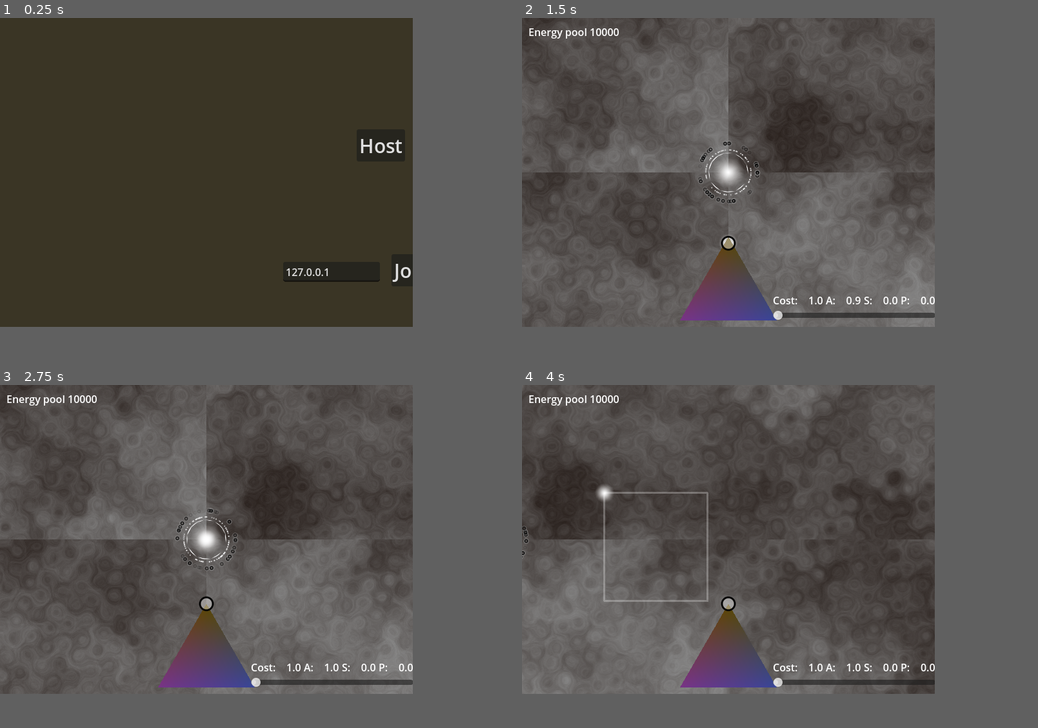
Above: before the commit, frames 1-4 (two rows, left to right).
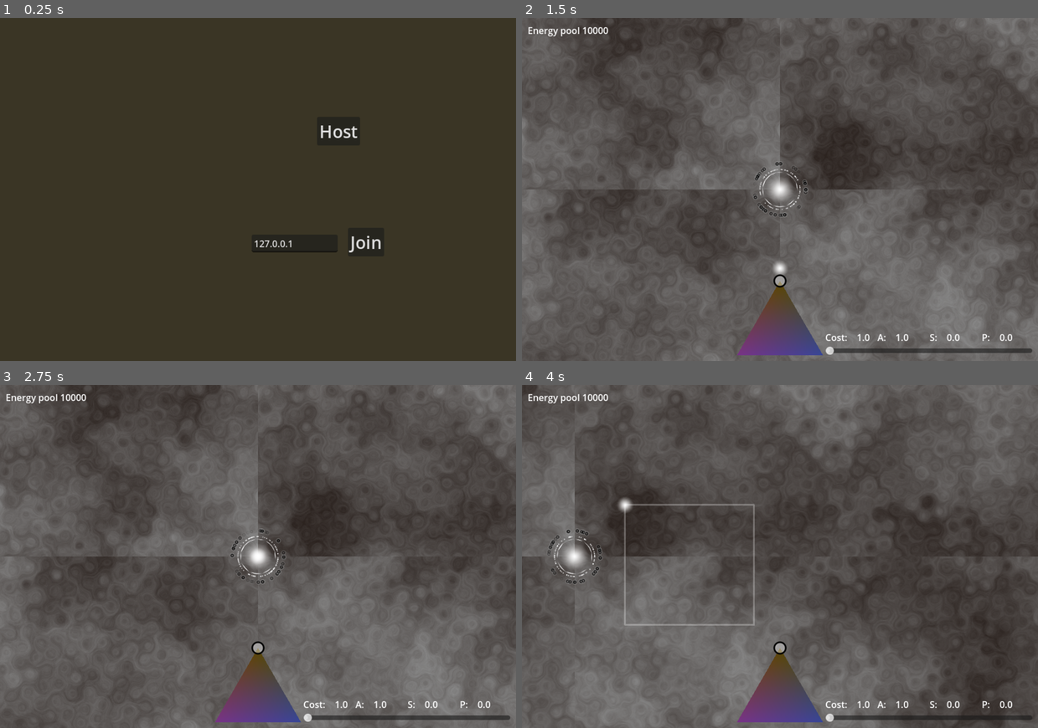
Above: after the commit, the same moments.

Repository: helmasur/conduit_rts
Game: Godot game, scene res://game.tscn
Same seed, same stepped clock (60 frames per second), same inputs: the game is played once before the commit and once after it.
Inputs (mouse positions are in pixels of both pictures, inside the frame that each line leads up to):
- Up to frame 1 (0.25 s): no input
- Up to frame 2 (1.5 s): click "Host" at 0.5 s; drag from (728, 278) to (728, 172) at 1.27 s
- Up to frame 3 (2.75 s): drag from (123, 556) to (206, 539) at 2.02 s
- Up to frame 4 (4 s): move the mouse to (769, 470) at 2.77 s; hold D (move_right) 2.78-3.5 s; drag from (707, 601) to (604, 494) at 3.52 s
In our replay, the window is 640x480 before the commit and 800x533 after it. These sizes can differ from the game's own. Grey fills any space a smaller window leaves; there, only what the larger window draws over its background counts as a difference.

The runs differ from the first frame. In frame 1, 0.8% of the frame differs, in the area x 48-80%, y 31-77%; in frame 2, 27%; in frame 3, 27%; in frame 4, 31%, in the area x 0-100%, y 0-100%.

Commit message:
server auth 4, selecting, transform

Diff:
--- a/UnitAttributes.gd
+++ b/UnitAttributes.gd
@@ -12,22 +12,31 @@
 		#unit.defense_max = get_defense_max(unit)
 		#unit.defense_current = min(unit.defense_current, unit.defense_max)
 
-static func get_defense_max(unit) -> float:
-	return max(1.0, unit.defense_prop * unit.energy)
+#static func get_defense_max(unit: Unit) -> float:
+	#if unit.mode == UnitShared.ActionMode.UNDER_CONSTRUCTION:
+		#return max(1.0, unit.defense_prop * unit.energy)
+	#else:
+		#return max(1.0, unit.defense_prop * unit.energy_max)
 
-static func get_speed_value(unit) -> float:
-	return nlf(unit.speed_prop, 3) * unit.energy * unit.speed_factor
+#static func get_speed_value(unit: Unit) -> float:
+	#if unit.mode == UnitShared.ActionMode.UNDER_CONSTRUCTION:
+		#return nlf(unit.speed_prop, 3) * unit.energy * unit.speed_factor
+	#else:
+		#return nlf(unit.speed_prop, 3) * unit.energy_max * unit.speed_factor
 
-static func get_power_value(unit) -> float:
-	return unit.power_prop * unit.energy
+#static func get_power_value(unit: Unit) -> float:
+	#if unit.mode == UnitShared.ActionMode.UNDER_CONSTRUCTION:
+		#return unit.power_prop * unit.energy
+	#else:
+		#return unit.power_prop * unit.energy_max
 
-static func apply_damage(unit, amount: float) -> void:
-	unit.defense_current = max(0, unit.defense_current - amount)
-	if unit.defense_current <= 0:
-		unit.queue_free()
+#static func apply_damage(unit, amount: float) -> void:
+	#unit.defense_current = max(0, unit.defense_current - amount)
+	#if unit.defense_current <= 0:
+		#unit.queue_free()
 
-static func build_finished(unit) -> void:
-	unit.defense_current = get_defense_max(unit)
+#static func build_finished(unit) -> void:
+	#unit.defense_current = get_defense_max(unit)
 
 static func nlf(value: float, mod: float) -> float:
 	#Non linear function - mod=3 is approx x^2
--- a/game.gd
+++ b/game.gd
@@ -66,6 +66,7 @@
 		update_selection_rect(camera.get_global_mouse_position())
 
 func _unhandled_input(event: InputEvent) -> void:
+	if not player: return
 	var camera = $Camera2D
 	var mouse_pos = camera.get_global_mouse_position()
 
@@ -103,7 +104,13 @@
 		_handle_right_click(wrapped_pos, clicked_unit)
 
 func _handle_left_click(_world_pos: Vector2, clicked_unit: Unit) -> void:
-	var id = clicked_unit.unit_id if clicked_unit else -1
+	# ger alltid ett heltal: unit_id eller –1
+	var id : int = clicked_unit.unit_id if clicked_unit else -1
+
+	# skicka ingen begäran om redan tomt val
+	if id == -1 and player.selected_units.is_empty():
+		return
+
 	if multiplayer.is_server():
 		request_select_unit(id)
 	else:
@@ -163,7 +170,7 @@
 					rpc_id(1, "request_move_unit", unit.unit_id, world_pos)
 	else:
 		if not clicked_unit:
-			var e = $"EnergySlider".value
+			var e = %"EnergySlider".value
 			if multiplayer.is_server():
 				var u = player.spawn_unit(e, %TriCon.current_h, %TriCon.current_p, %TriCon.current_s, world_pos)
 				u.mode = UnitShared.ActionMode.UNDER_CONSTRUCTION
@@ -181,6 +188,30 @@
 	if u and u.player.player_id == sender_id:
 		u.set_destination(dest)
 
+func transform_selected(target_defense, target_power, target_speed) -> void:
+	rpc_id(1, "request_transform", target_defense, target_power, target_speed)
+
+@rpc("any_peer", "call_remote", "reliable", 0)
+func request_transform(target_defense, target_power, target_speed) -> void:
+	if not multiplayer.is_server():
+		return
+	var sender_id = multiplayer.get_remote_sender_id()
+	if sender_id == 0:
+		sender_id = multiplayer.get_unique_id()
+	var pn: Player = get_node(str(sender_id))
+	for uid in pn.selected_units:
+		var unit = pn.get_node(str(uid))
+		unit.old_defense_prop = unit.defense_prop
+		unit.old_power_prop = unit.power_prop
+		unit.old_speed_prop = unit.speed_prop
+		unit.target_defense_prop = target_defense
+		unit.target_power_prop = target_power
+		unit.target_speed_prop = target_speed
+		unit.transform_amount = 0.0
+		unit.transform_current = 0.0
+		unit.transform_amount += abs(unit.target_defense_prop - unit.defense_prop)
+		unit.transform_amount += abs(unit.target_power_prop - unit.power_prop)
+		unit.transform_amount += abs(unit.target_speed_prop - unit.speed_prop)
 
 @rpc("any_peer", "call_remote", "reliable", 0)
 func request_attack_unit(attacker_id: int, target_id: int) -> void:
@@ -199,7 +230,11 @@
 func request_spawn_unit(e: float, h: float, p: float, s: float, pos: Vector2) -> void:
 	if not multiplayer.is_server():
 		return
-	var u = player.spawn_unit(e, h, p, s, pos)
+	var sender_id = multiplayer.get_remote_sender_id()
+	if sender_id == 0:
+		sender_id = multiplayer.get_unique_id()
+	var pn = get_node(str(sender_id))
+	var u = pn.spawn_unit(e, h, p, s, pos)
 	u.mode = UnitShared.ActionMode.UNDER_CONSTRUCTION
 
 func _server_move_unit(unit_id: int, dest: Vector2) -> void:
@@ -274,20 +309,24 @@
 func request_select_unit(unit_id: int) -> void:
 	if not multiplayer.is_server():
 		return
-	var sender_id = multiplayer.get_remote_sender_id()
-	if sender_id == 0:
-		sender_id = multiplayer.get_unique_id()
-	var pl = get_node_or_null(str(sender_id)) as Player
+
+	var sender_id := multiplayer.get_remote_sender_id()
+	if sender_id == 0:
+		sender_id = multiplayer.get_unique_id()
+
+	var pl := get_node_or_null(str(sender_id)) as Player
 	if not pl:
 		return
-	if unit_id >= 0:
-		var u = find_unit_by_id(unit_id)
-		if u and u.player.player_id == sender_id:
-			pl.selected_units = [unit_id]
-		else:
+
+	if unit_id == -1:
+		# rensa **enbart** om spelaren verkligen hade något markerat
+		if not pl.selected_units.is_empty():
 			pl.selected_units = []
-	else:
-		pl.selected_units = []
+		return
+
+	var u := find_unit_by_id(unit_id)
+	if u and u.player.player_id == sender_id:
+		pl.selected_units = [unit_id]
 
 
 
--- a/gui.gd
+++ b/gui.gd
@@ -47,21 +47,7 @@
 		return ("%6.0f" % f)
 
 func _on_transform_button_pressed() -> void:
-	#print("Tricon: ", %TriCon.current_h, " ", %TriCon.current_p, " ", %TriCon.current_s)
-	#print("Mode: ", selected_unit.mode)
-	#print("Conduit Mode: ", selected_unit.conduit_mode)
-	for unit: Unit in selected_units:
-		unit.old_defense_prop = unit.defense_prop
-		unit.old_power_prop = unit.power_prop
-		unit.old_speed_prop = unit.speed_prop
-		unit.target_defense_prop = %TriCon.current_h
-		unit.target_power_prop = %TriCon.current_p
-		unit.target_speed_prop = %TriCon.current_s
-		unit.transform_amount = 0.0
-		unit.transform_current = 0.0
-		unit.transform_amount += abs(unit.target_defense_prop - unit.defense_prop)
-		unit.transform_amount += abs(unit.target_power_prop - unit.power_prop)
-		unit.transform_amount += abs(unit.target_speed_prop - unit.speed_prop)
+	$"/root/Game".transform_selected(%TriCon.current_h, %TriCon.current_p, %TriCon.current_s)
 
 func _on_conduit_pressed() -> void:
 	for unit in selected_units:
--- a/main_menu.gd
+++ b/main_menu.gd
@@ -9,6 +9,7 @@
 	MultiplayerManager.host()
 	$"/root/Game"._on_server_start()
 	visible = false
+	DisplayServer.window_set_title("Server")
 
 	#get_tree().change_scene_to_file("res://game.tscn")
 
@@ -17,6 +18,7 @@
 func _on_join_button_pressed():
 	MultiplayerManager.join($"IP".text)
 	visible = false
+	DisplayServer.window_set_title("Client")
 	#get_tree().change_scene_to_file("res://game.tscn")
 
 
--- a/player.gd
+++ b/player.gd
@@ -3,24 +3,25 @@
 
 @export var player_energy: float = 10000.0
 @export var player_id := 0
-@export var selected_units: Array = []:
-	set(ids):
-		selected_units = ids
-		# Uppdatera alla lokala unit-noder så att korrekt flagga sätts
-		for u in get_tree().get_nodes_in_group("units"):
-			u.set_selected(u.unit_id in selected_units)
 @export var player_units: Array[int] = []
+@export var selected_units: Array[int] = []:
+	set(value):
+		selected_units = value            # OK, loopar inte rekursivt
+		for uid in player_units:          # rör bara våra egna units
+			var u := get_node_or_null(str(uid)) as Unit
+			if u:
+				u.set_selected(uid in selected_units)
 
 @export var player_color: Color = Color.DEEP_PINK
 var world_size: Vector2
 var unit_scene = preload("res://unit.tscn")
 @onready var unit_spawner = $UnitSpawner
 
-var muid: int
+#var muid: int # multiplayer user id
 
 func _enter_tree() -> void:
 	world_size = get_parent().world_size
-	muid = int(name)
+	#muid = int(name)
 	pass
 
 func _ready() -> void:
@@ -63,11 +64,11 @@
 
 	return new_unit
 
-func _set_selected_units(ids: Array[int]) -> void:
-	selected_units = ids
-	# highlight: slå av/på .set_selected() på alla units
-	for u in get_tree().get_nodes_in_group("units"):
-		u.set_selected(u.unit_id in selected_units)
+#func _set_selected_units(ids: Array[int]) -> void:
+	#selected_units = ids
+	## highlight: slå av/på .set_selected() på alla units
+	#for u in get_tree().get_nodes_in_group("units"):
+		#u.set_selected(u.unit_id in selected_units)
 
 
 @rpc("authority", "call_local", "reliable", 0)
--- a/project.godot
+++ b/project.godot
@@ -21,8 +21,8 @@
 
 [display]
 
-window/size/viewport_width=640
-window/size/viewport_height=480
+window/size/viewport_width=900
+window/size/viewport_height=600
 
 [editor]
 
--- a/unit.gd
+++ b/unit.gd
@@ -26,9 +26,9 @@
 var transform_current: float
 var fsf: float
 
-var defense_prop: float = 0.5
-var power_prop: float = 0.2
-var speed_prop: float = 0.3
+@export var defense_prop: float = 0.5
+@export var power_prop: float = 0.2
+@export var speed_prop: float = 0.3
 var target_defense_prop: float
 var target_power_prop: float
 var target_speed_prop: float
@@ -44,7 +44,7 @@
 
 @export var mode: int = UnitShared.ActionMode.FREE
 var conduit_mode: int = UnitShared.ConduitMode.COLLECTING
-@export var is_selected: bool = false
+var is_selected: bool = false
 var multimesh_instance_indices: Array = []
 var player_color = Color.YELLOW_GREEN
 var graphics_array: Array = []
@@ -224,6 +224,8 @@
 			pass
 
 func set_selected(selected: bool) -> void:
+	if get_parent().player_id != multiplayer.get_unique_id():
+		return
 	is_selected = selected
 	if selected:
 		self.add_to_group("selected_units")
@@ -254,9 +256,13 @@
 		queue_free()
 
 func _update_attributes():
-	defense = defense_prop * energy_max
-	power = power_prop * energy_max
-	speed = speed_prop * energy_max
+	var e
+	if mode == UnitShared.ActionMode.UNDER_CONSTRUCTION:
+		e = energy
+	else: e = energy_max
+	defense = defense_prop * e
+	power = power_prop * e
+	speed = speed_prop * e
 
 func _update_fsfcircle():
 	var np = 64
--- a/unit.tscn
+++ b/unit.tscn
@@ -6,10 +6,19 @@
 [sub_resource type="SceneReplicationConfig" id="SceneReplicationConfig_ctwoc"]
 properties/0/path = NodePath(".:position")
 properties/0/spawn = true
-properties/0/replication_mode = 1
+properties/0/replication_mode = 2
 properties/1/path = NodePath(".:unit_id")
 properties/1/spawn = true
-properties/1/replication_mode = 1
+properties/1/replication_mode = 2
+properties/2/path = NodePath(".:defense_prop")
+properties/2/spawn = true
+properties/2/replication_mode = 2
+properties/3/path = NodePath(".:power_prop")
+properties/3/spawn = true
+properties/3/replication_mode = 2
+properties/4/path = NodePath(".:speed_prop")
+properties/4/spawn = true
+properties/4/replication_mode = 2
 
 [sub_resource type="CircleShape2D" id="CircleShape2D_btf8p"]
 radius = 25.0
@@ -204,6 +213,18 @@
 properties/1/path = NodePath("Laser:visible")
 properties/1/spawn = true
 properties/1/replication_mode = 1
+properties/2/path = NodePath("ShieldRing:amount_ratio")
+properties/2/spawn = true
+properties/2/replication_mode = 1
+properties/3/path = NodePath("SpeedRing:amount_ratio")
+properties/3/spawn = true
+properties/3/replication_mode = 1
+properties/4/path = NodePath("PowerRing:amount_ratio")
+properties/4/spawn = true
+properties/4/replication_mode = 1
+properties/5/path = NodePath("Laser:points")
+properties/5/spawn = true
+properties/5/replication_mode = 1
 
 [node name="Unit" type="CharacterBody2D"]
 motion_mode = 1
